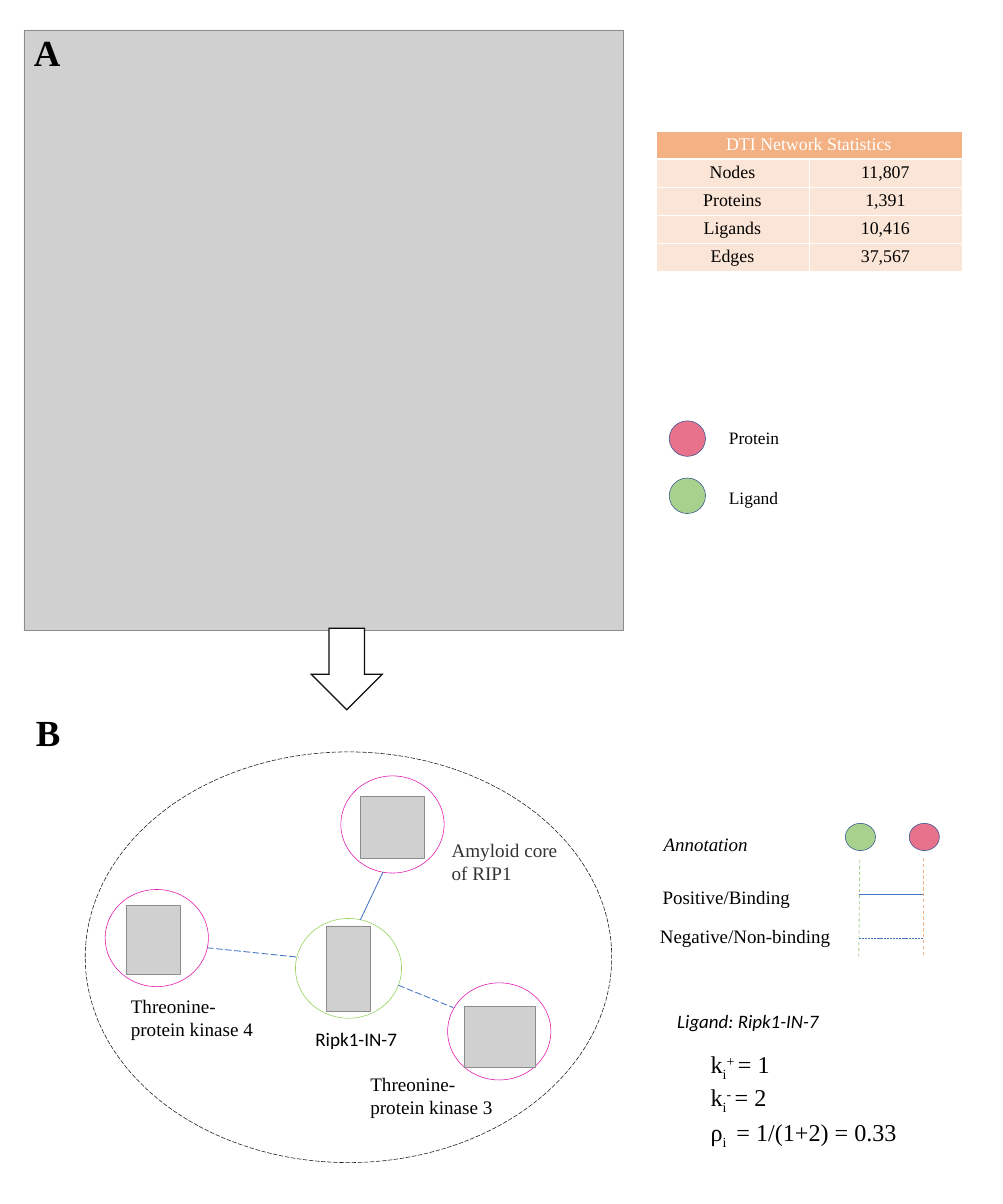
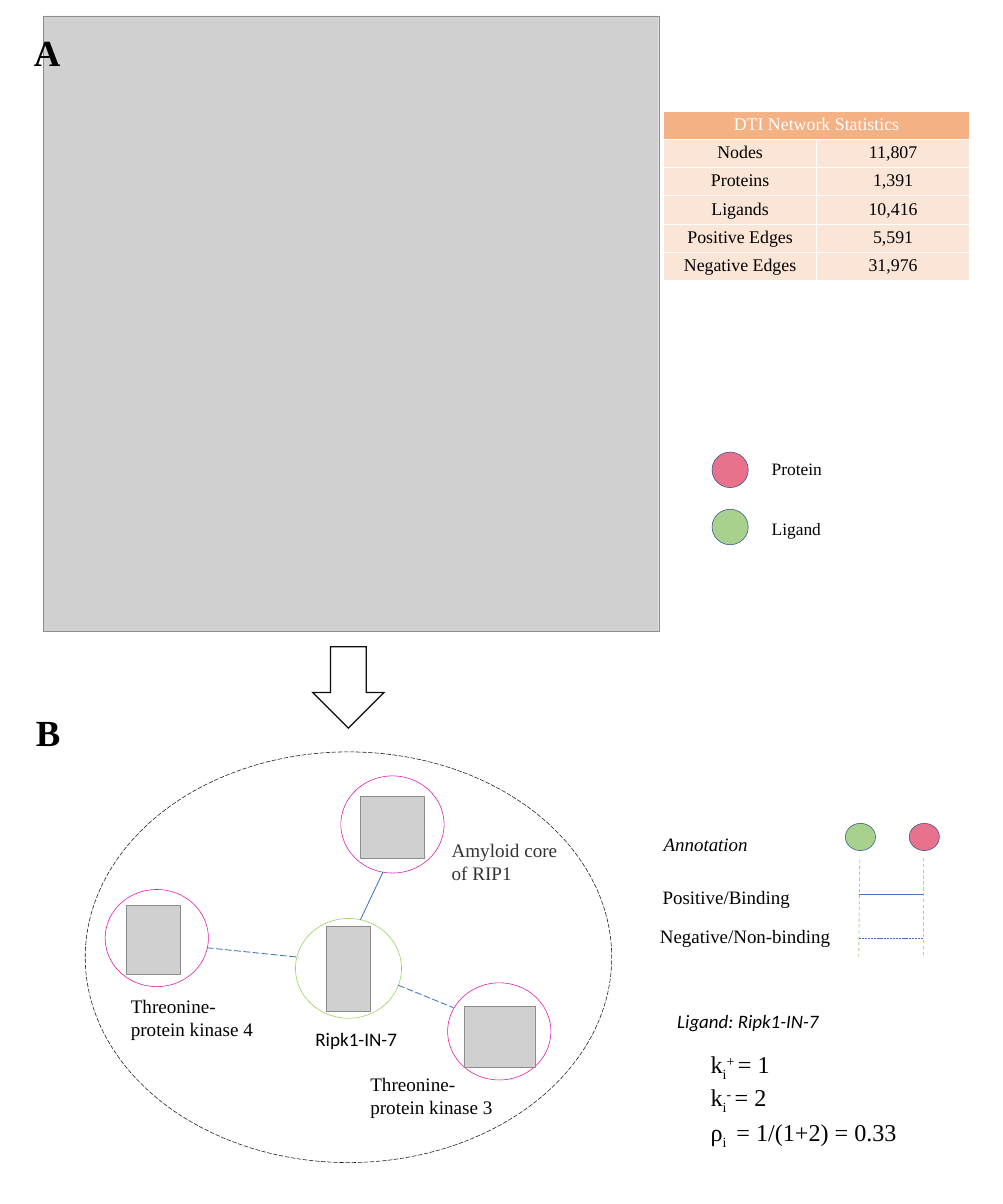
Before and after one commit to Barabasi-Lab/AI-Bind, a slide deck: slide 1 of Images/fig0.pptx. Drawn at 1003x1204 pixels with LibreOffice and Linux fonts; fonts in the diff are those of the drawing; grey boxes stand for pictures. Boxes give left, top, right and bottom in pixels: in the first picture for what was removed or moved away, otherwise in the second. Text is boxed around its words. In the diff, an @@ line names an element or a change of style, - is before the commit and + after.

```diff
--- a/Images/fig0.pptx
+++ b/Images/fig0.pptx
@@ picture: place and size @@
-picture at [24,30,624,630]
+picture at [43,16,659,631]
@@ table at [664,111,969,281] @@
-row 5: Edges | 37,567
+row 5: Positive Edges | 5,591
+row 6: Negative Edges | 31,976
@@ table: place and size @@
-table at [656,131,962,272]
+table at [664,111,969,281]
@@ 2 texts, 2 ellipses: place and size @@
-2 texts, 2 ellipses at [669,421,779,514]
+2 texts, 2 ellipses at [712,452,822,545]
@@ right arrow: place and size @@
-right arrow at [311,628,382,709]
+right arrow at [313,646,384,728]
```
Also in this commit, not shown: 7 other files.
